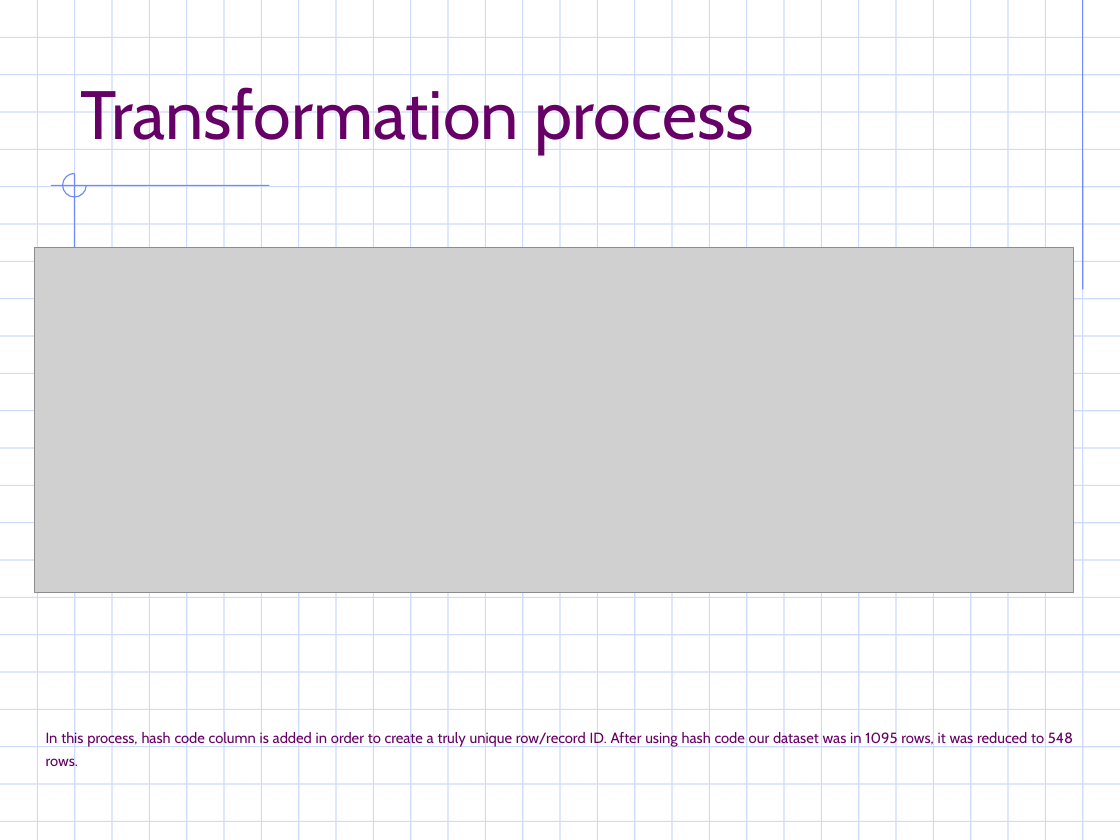
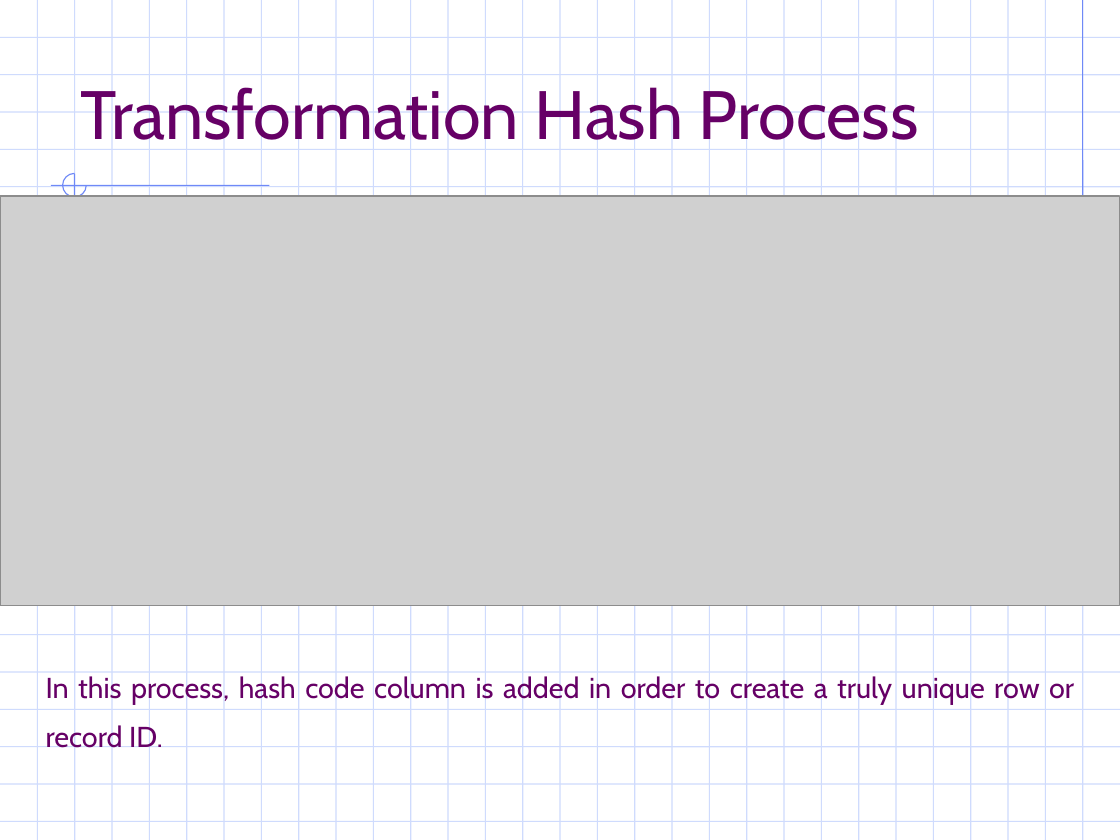
Before and after one commit to vabigdatamover/dream-team, a slide deck: slide 7 of Project_Two/ETL_project.ppt. Drawn at 1120x840 pixels with LibreOffice and Linux fonts; fonts in the diff are those of the drawing; grey boxes stand for pictures; background and template pictures are left out. Boxes give left, top, right and bottom in pixels: in the first picture for what was removed or moved away, otherwise in the second. Text is boxed around its words. In the diff, an @@ line names an element or a change of style, - is before the commit and + after.

```diff
--- a/Project_Two/ETL_project.ppt
+++ b/Project_Two/ETL_project.ppt
@@ title at (x1=81, y1=81, x2=919, y2=154): text changed @@
-Transformation process
+Transformation Hash Process
@@ picture resized from (x1=35, y1=248, x2=1073, y2=592) to (x1=0, y1=196, x2=1120, y2=606) @@
@@ text at (x1=46, y1=674, x2=1074, y2=753): text changed; size 9.5 to 18.5 pt @@
-In this process, hash code column is added in order to create a truly unique row/record ID. After using hash code our dataset was in 1095 rows, it was reduced to 548 rows.
+In this process, hash code column is added in order to create a truly unique row or record ID.
```
Also in this commit, not shown: 5 other slides changed, 1 slide added, 2 other files.
